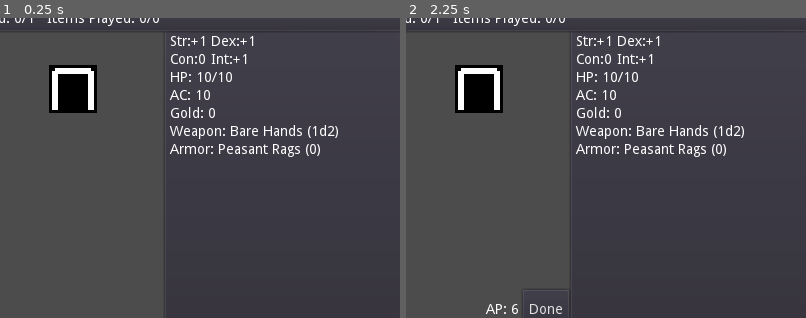
Above: before the commit, frames 1-2 (left to right).
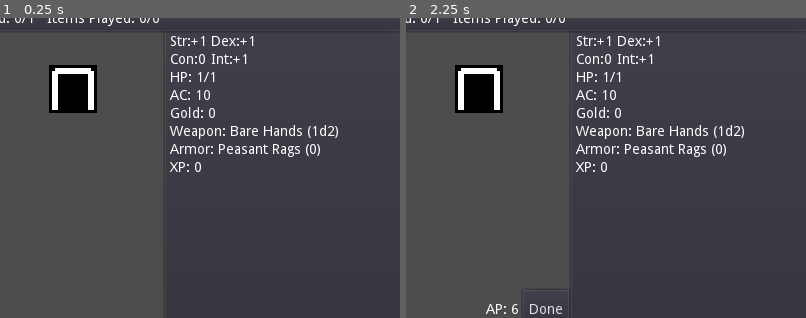
Above: after the commit, the same moments.

Repository: doctor-g/7DRL-2021
Game: Godot game, scene res://src/Game.tscn
Same seed, same stepped clock (60 frames per second), same inputs: the game is played once before the commit and once after it.
Inputs:
- Up to frame 1 (0.25 s): no input
- Up to frame 2 (2.25 s): click "Ready to Adventure" at 0.5 s; click "Done" at 1.25 s; click "Ready to Adventure" at 2 s
The pictures show only the part of the screen within x 50-100%, y 2-52%; the shares and areas given below are measured in that part.

The runs differ from the first frame. In frame 1, 0.2% of the frame differs, in the area x 42-58%, y 18-52%; in frame 2, 0.2%.

Commit message:
Add XP
This serves as a score of sorts.

Diff:
--- a/project/src/Game.gd
+++ b/project/src/Game.gd
@@ -50,6 +50,7 @@
 
 func _on_Player_hp_changed()->void:
 	if player.hp <= 0:
+		$GameOverPopup.prepare(player)
 		$GameOverPopup.show_modal(true)
 
 
@@ -143,6 +144,7 @@
 
 
 func _on_Monster_defeated(monster)->void:
+	player.xp += 1 if monster.level == 0 else monster.level * 5
 	monster.queue_free()
 
 
--- a/project/src/Player.gd
+++ b/project/src/Player.gd
@@ -8,13 +8,16 @@
 signal gold_changed
 signal ac_changed
 signal attribute_changed
+signal xp_changed
+
+var xp := 0 setget _set_xp
 
 var strength := 0 setget _set_strength
 var dexterity := 0 setget _set_dexterity
 var constitution := 0 setget _set_constitution
 var intelligence := 0 setget _set_intelligence
 
-var max_hp := 10 + constitution
+var max_hp := 1 + constitution
 var hp := max_hp setget _set_hp
 var weapon = _make_starting_weapon() setget _set_weapon
 var armor = _make_starting_armor() setget _set_armor
@@ -92,3 +95,8 @@
 func _set_intelligence(value):
 	intelligence= value
 	emit_signal("attribute_changed")
+
+
+func _set_xp(value):
+	xp = value
+	emit_signal("xp_changed")
--- a/project/src/UI/GameOverPopup.gd
+++ b/project/src/UI/GameOverPopup.gd
@@ -1,6 +1,7 @@
 extends Popup
 
-
+func prepare(player):
+	$PanelContainer/VBoxContainer/XPLabel.text = "XP: %d" % player.xp
 
 
 func _on_PlayAgainButton_pressed():
--- a/project/src/UI/GameOverPopup.tscn
+++ b/project/src/UI/GameOverPopup.tscn
@@ -3,6 +3,7 @@
 [ext_resource path="res://src/UI/GameOverPopup.gd" type="Script" id=1]
 
 [node name="GameOverPopup" type="Popup"]
+visible = true
 margin_right = 300.0
 margin_bottom = 300.0
 popup_exclusive = true
@@ -30,15 +31,23 @@
 }
 
 [node name="Label" type="Label" parent="PanelContainer/VBoxContainer"]
-margin_top = 120.0
+margin_top = 107.0
 margin_right = 286.0
-margin_bottom = 134.0
+margin_bottom = 121.0
 text = "You have perished."
+align = 1
+
+[node name="XPLabel" type="Label" parent="PanelContainer/VBoxContainer"]
+margin_top = 133.0
+margin_right = 286.0
+margin_bottom = 147.0
+text = "XP: 123"
+align = 1
 
 [node name="PlayAgainButton" type="Button" parent="PanelContainer/VBoxContainer"]
-margin_top = 146.0
+margin_top = 159.0
 margin_right = 286.0
-margin_bottom = 166.0
+margin_bottom = 179.0
 text = "Play Again"
 __meta__ = {
 "_edit_use_anchors_": false
--- a/project/src/UI/PlayerInfoPanel.gd
+++ b/project/src/UI/PlayerInfoPanel.gd
@@ -5,10 +5,11 @@
 onready var _armor_label := $VBoxContainer/ArmorLabel
 onready var _gold_label := $VBoxContainer/GoldLabel
 onready var _ac_label := $VBoxContainer/ACLabel
+onready var _xp_label := $VBoxContainer/XPLabel
 
 func init(player):
 	# Set up connections
-	for property in ["hp","weapon","armor","gold","ac","attribute"]:
+	for property in ["hp","weapon","armor","gold","ac","attribute", "xp"]:
 		var signal_name = property + "_changed"
 		var handler = "_on_Player_" + signal_name
 		player.connect(signal_name, self, handler, [player])
@@ -44,3 +45,7 @@
 
 func _format(value:int)->String:
 	return ("+%d" % value ) if value > 0 else str(value)
+
+
+func _on_Player_xp_changed(player):
+	_xp_label.text = "XP: %d" % player.xp
--- a/project/src/UI/PlayerInfoPanel.tscn
+++ b/project/src/UI/PlayerInfoPanel.tscn
@@ -76,3 +76,9 @@
 margin_right = 786.0
 margin_bottom = 122.0
 text = "Armor: XYZ"
+
+[node name="XPLabel" type="Label" parent="VBoxContainer"]
+margin_top = 126.0
+margin_right = 786.0
+margin_bottom = 140.0
+text = "XP: 123"
